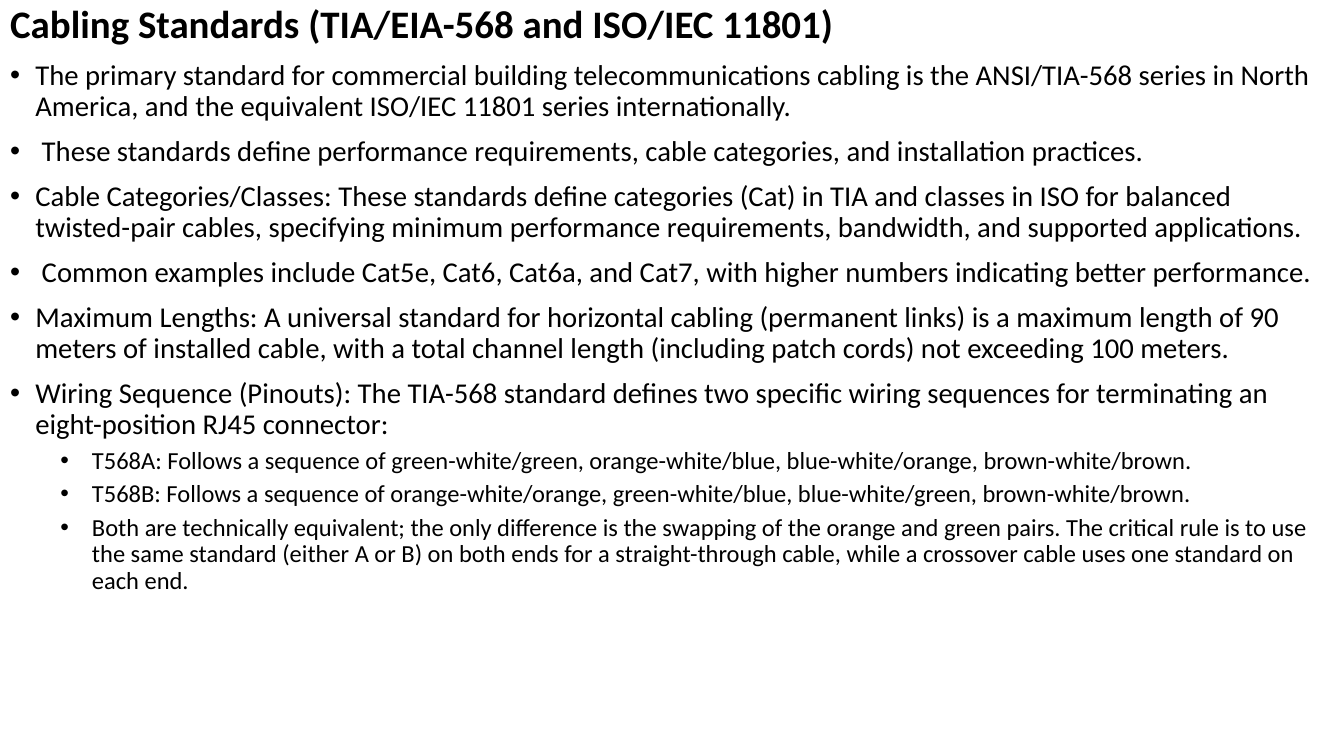
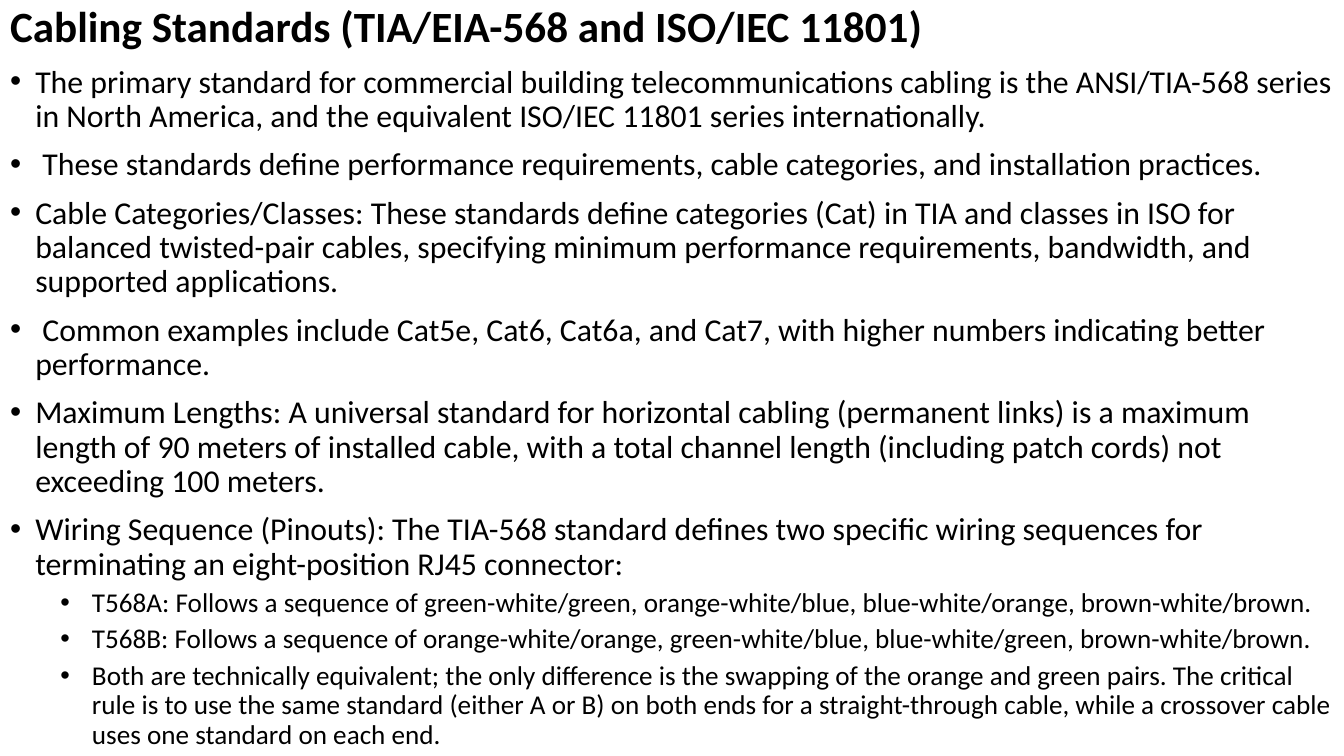
Before and after one commit to Mrcoderv/BCA-UnlimateNote-New, a slide deck: slide 32 of 5th sem/ComputerNetwork/Chapter new 4.pptx. Drawn at 1344x756 pixels with LibreOffice and Linux fonts; fonts in the diff are those of the drawing. Boxes give left, top, right and bottom in pixels: in the first picture for what was removed or moved away, otherwise in the second. Text is boxed around its words. In the diff, an @@ line names an element or a change of style, - is before the commit and + after.

```diff
--- a/5th sem/ComputerNetwork/Chapter new 4.pptx
+++ b/5th sem/ComputerNetwork/Chapter new 4.pptx
@@ text "Cabling Standards (TIA/EIA-568 and ISO/IEC ..." at [10,10,1331,745]: size 27.8 to 30.8 pt in "Cabling Standards (TIA/EIA-568 and ISO/IEC 11801)"; size 20.5 to 22.7 pt in "The primary standard for commercial building telecommunicati ...", "These standards define performance requirements, cable categ ...", "Cable Categories/Classes: These standards define categories  ...", "Common examples include Cat5e, Cat6, Cat6a, and ..." and 2 more places; size 17.6 to 19.5 pt in "T568A: Follows a sequence of green-white/green, orange-white ...", "T568B: Follows a sequence of orange-white/orange, green-whit ...", "Both are technically equivalent; the only difference ..." @@
```
Also in this commit, not shown: 12 other slides changed, 39 other files.
